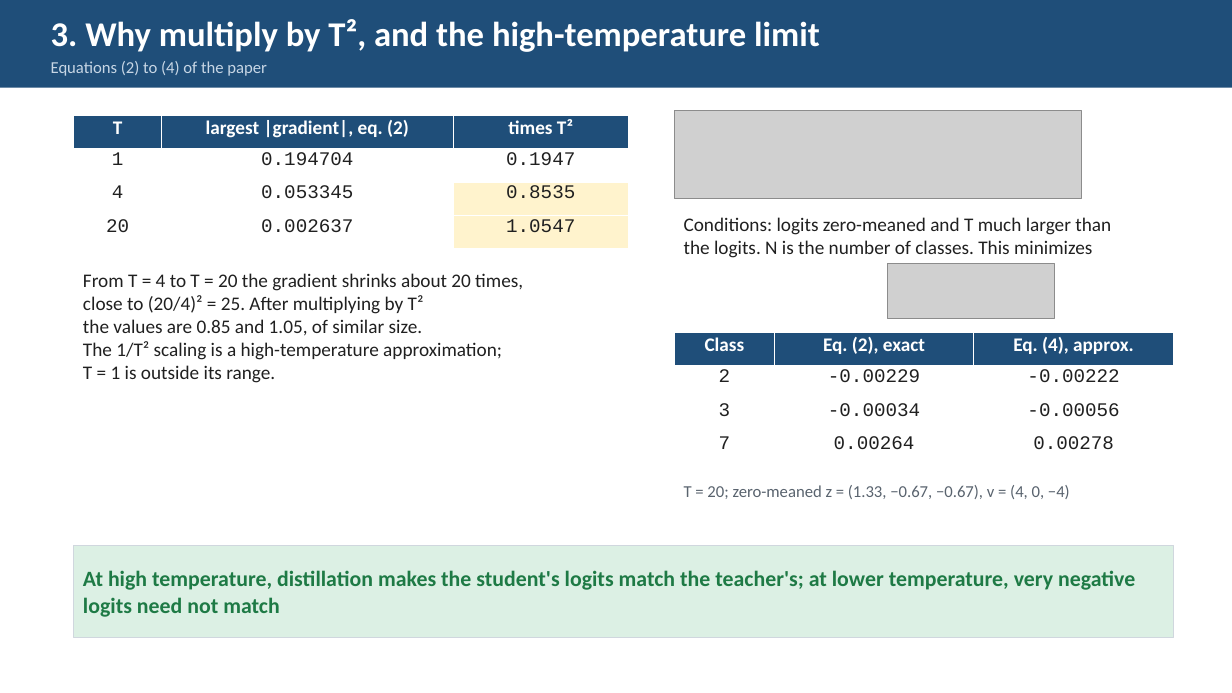
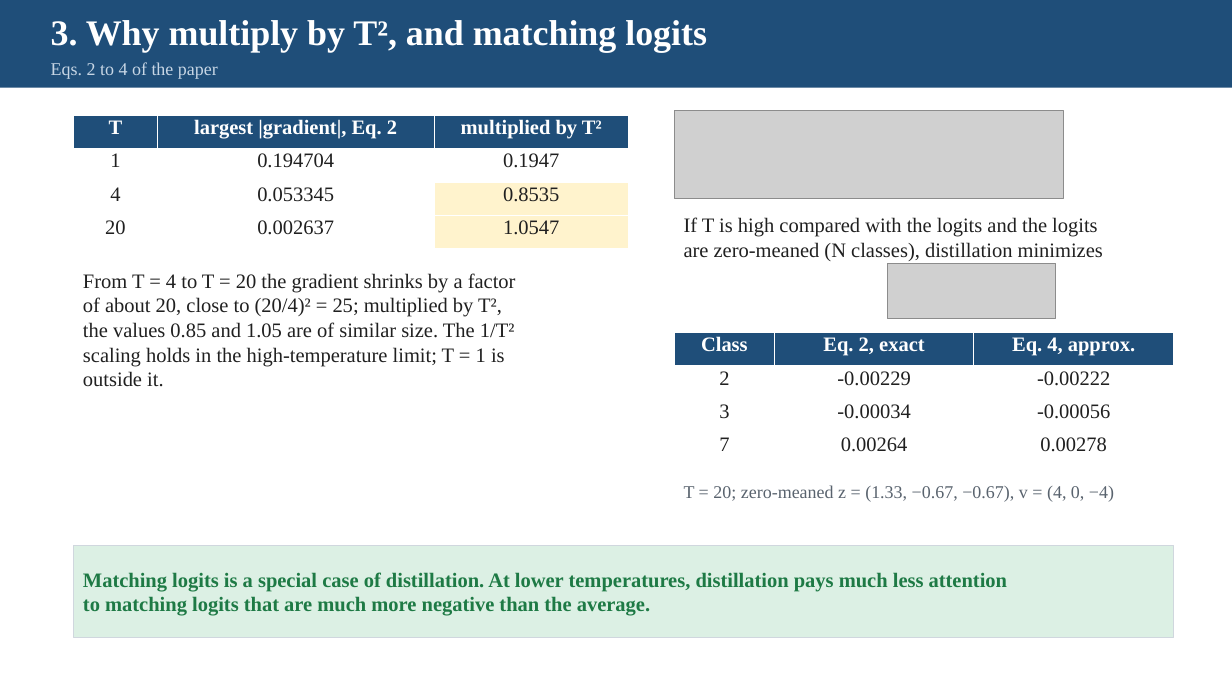
Before and after one commit to pychang-ai/115-1_DLMA, a slide deck: slide 13 of topics/knowledge-distillation/Knowledge_Distillation_slides_EN.pptx (slide 12 before the commit). Drawn at 1232x693 pixels with LibreOffice and Linux fonts; fonts in the diff are those of the drawing; grey boxes stand for pictures. Boxes give left, top, right and bottom in pixels: in the first picture for what was removed or moved away, otherwise in the second. Text is boxed around its words. In the diff, an @@ line names an element or a change of style, - is before the commit and + after.

```diff
--- a/topics/knowledge-distillation/Knowledge_Distillation_slides_EN.pptx
+++ b/topics/knowledge-distillation/Knowledge_Distillation_slides_EN.pptx
@@ text at (51, 20, 707, 53): text changed; size 27 to 28 pt; font Calibri to Times New Roman @@
-3. Why multiply by T², and the high-temperature limit
+3. Why multiply by T², and matching logits
@@ text at (51, 62, 218, 79): text changed; size 13 to 14 pt; font Calibri to Times New Roman @@
-Equations (2) to (4) of the paper
+Eqs. 2 to 4 of the paper
@@ table at (74, 116, 628, 249) @@
-row 1, column 2: largest |gradient|, eq. (2)
+row 1, column 2: largest |gradient|, Eq. 2
-row 1, column 3: times T²
+row 1, column 3: multiplied by T²
@@ size 15 to 16 pt in "T", "1", "0.194704", "0.1947" and 6 more places @@
@@ font Calibri to Times New Roman in "T" @@
@@ font Courier New to Times New Roman in "1", "0.194704", "0.1947", "4" and 5 more places @@
@@ picture: place and size @@
-picture at (675, 111, 1081, 199)
+picture at (675, 111, 1064, 199)
@@ text at (684, 217, 1103, 261): text changed; size 15 to 16 pt; font Calibri to Times New Roman @@
-Conditions: logits zero-meaned and T much larger than
-the logits. N is the number of classes. This minimizes
+If T is high compared with the logits and the logits
+are zero-meaned (N classes), distillation minimizes
@@ text at (83, 273, 516, 386): text changed; size 15 to 16 pt; font Calibri to Times New Roman @@
-From T = 4 to T = 20 the gradient shrinks about 20 times,
-close to (20/4)² = 25. After multiplying by T²
-the values are 0.85 and 1.05, of similar size.
-The 1/T² scaling is a high-temperature approximation;
-T = 1 is outside its range.
+From T = 4 to T = 20 the gradient shrinks by a factor
+of about 20, close to (20/4)² = 25; multiplied by T²,
+the values 0.85 and 1.05 are of similar size. The 1/T²
+scaling holds in the high-temperature limit; T = 1 is
+outside it.
@@ table at (675, 333, 1174, 466) @@
-row 1, column 2: Eq. (2), exact
+row 1, column 2: Eq. 2, exact
-row 1, column 3: Eq. (4), approx.
+row 1, column 3: Eq. 4, approx.
@@ size 15 to 16 pt in "Class", "2", "-0.00229", "-0.00222" and 6 more places @@
@@ font Calibri to Times New Roman in "Class" @@
@@ font Courier New to Times New Roman in "2", "-0.00229", "-0.00222", "3" and 5 more places @@
@@ text "T = 20; zero-meaned z ..." at (684, 485, 1114, 502): size 13 to 14 pt, font Calibri to Times New Roman @@
@@ text in rectangle at (83, 572, 1007, 616): text changed; size 17 to 16 pt; font Calibri to Times New Roman @@
-At high temperature, distillation makes the student's logits match the teacher's; at lower temperature, very negative logits need not match
+Matching logits is a special case of distillation. At lower temperatures, distillation pays much less attention
+to matching logits that are much more negative than the average.
```
Also in this commit, not shown: 16 other slides changed, 2 slides added, 1 slide removed, 15 other files.
